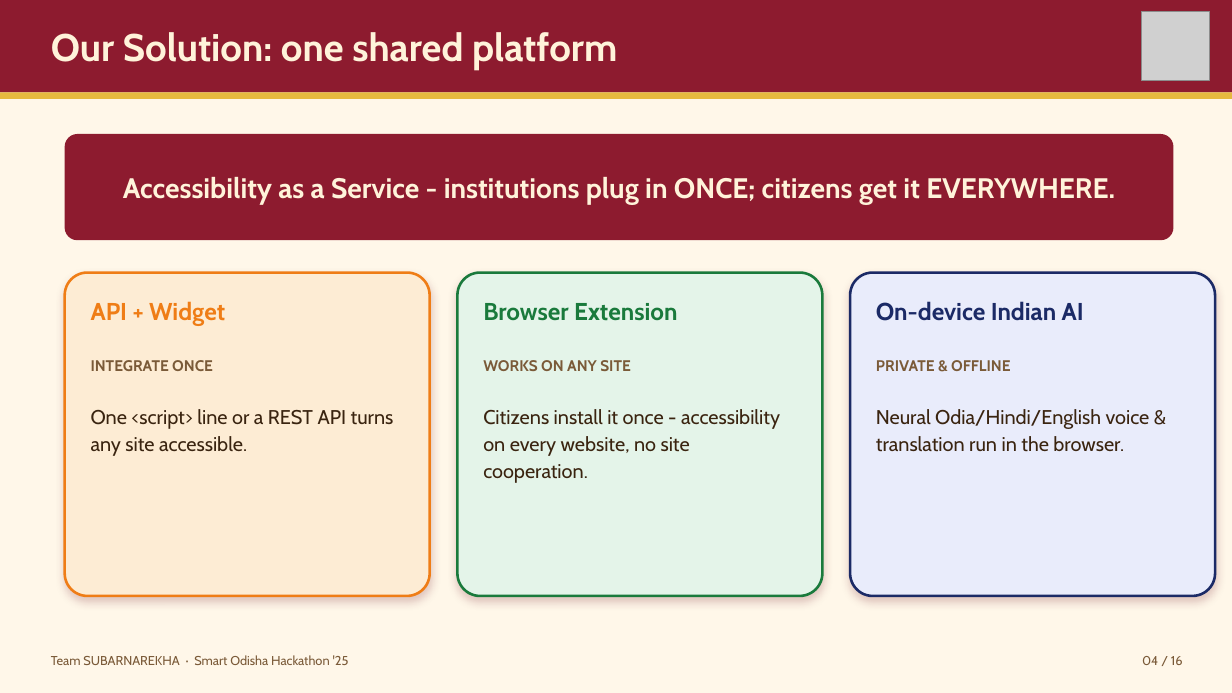
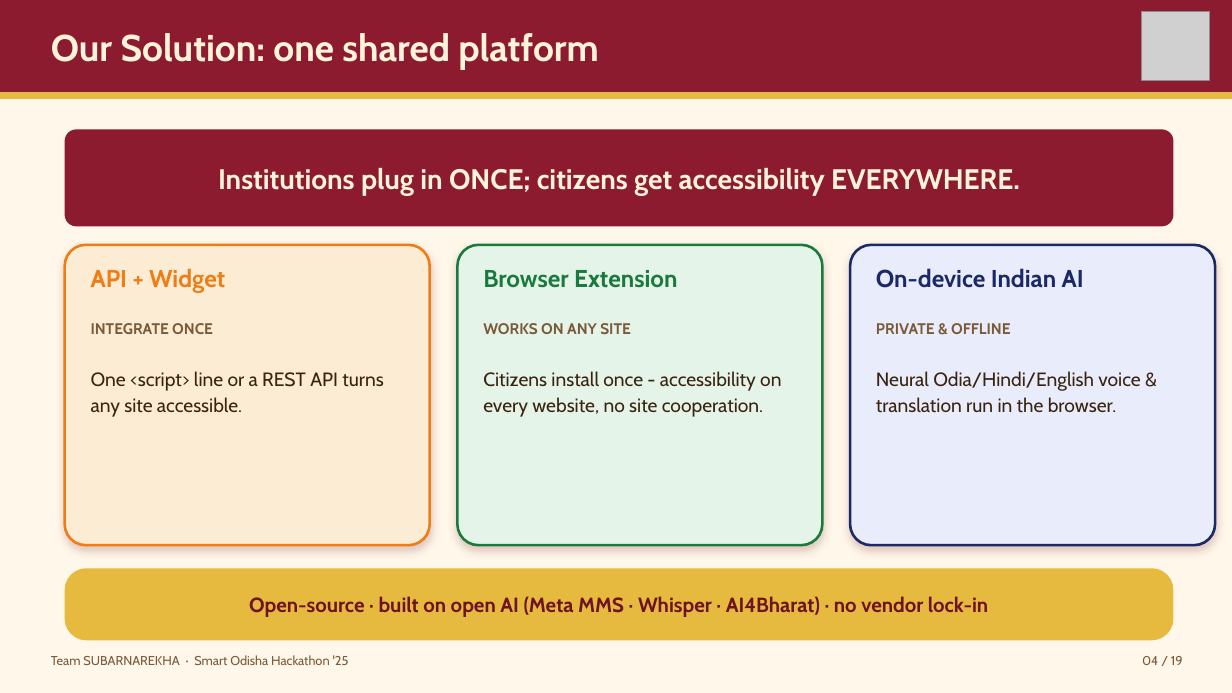
Before and after one commit to flashmindbox/AaaS, a slide deck: slide 4 of pitch/AaaS-Pitch.pptx. Drawn at 1232x693 pixels with LibreOffice and Linux fonts; fonts in the diff are those of the drawing; grey boxes stand for pictures. Boxes give left, top, right and bottom in pixels: in the first picture for what was removed or moved away, otherwise in the second. Text is boxed around its words. In the diff, an @@ line names an element or a change of style, - is before the commit and + after.

```diff
--- a/pitch/AaaS-Pitch.pptx
+++ b/pitch/AaaS-Pitch.pptx
@@ text "Our Solution: one shared platform" at [51,33,598,69]: size 30 to 29 pt @@
@@ rounded rectangle: place and size @@
-rounded rectangle at [65,134,1174,240]
+rounded rectangle at [65,129,1174,226]
@@ text at [218,168,1020,195]: text changed @@
-Accessibility as a Service - institutions plug in ONCE; citizens get it EVERYWHERE.
+Institutions plug in ONCE; citizens get accessibility EVERYWHERE.
@@ rounded rectangle: place and size @@
-rounded rectangle at [65,273,430,596]
+rounded rectangle at [65,245,430,545]
@@ rounded rectangle: place and size @@
-rounded rectangle at [457,273,823,596]
+rounded rectangle at [457,245,823,545]
@@ rounded rectangle: place and size @@
-rounded rectangle at [850,273,1215,596]
+rounded rectangle at [850,245,1215,545]
@@ 6 texts: place and size @@
-6 texts at [91,301,1084,371]
+6 texts at [91,268,1084,334]
@@ text "One <script> line or a ...": place and size @@
-text "One <script> line or a ..." at [91,409,394,456]
+text "One <script> line or a ..." at [91,371,383,417]
@@ text "One <script> line or a ..." at [91,371,383,417]: size 15.5 to 15 pt @@
@@ text at [483,371,781,417]: text changed; size 15.5 to 15 pt @@
-Citizens install it once - accessibility on every website, no site cooperation.
+Citizens install once - accessibility on every website, no site cooperation.
@@ text "Neural Odia/Hindi/English voice & translation ..." at [876,371,1140,413]: size 15.5 to 15 pt @@
@@ text "Neural Odia/Hindi/English voice & translation ...": place and size @@
-text "Neural Odia/Hindi/English voice & translation ..." at [876,409,1150,452]
+text "Neural Odia/Hindi/English voice & translation ..." at [876,371,1140,413]
@@ rounded rectangle added at [65,568,1174,640], fill #E6B93F @@
@@ text added at [249,596,988,617], 16 pt, text #6E1322, bold @@
+Open-source · built on open AI (Meta MMS · Whisper · AI4Bharat) · no vendor lock-in
@@ text at [1142,656,1183,665]: text changed @@
-04 / 16
+04 / 19
```
Also in this commit, not shown: 15 other slides changed, 3 slides added, 29 other files.
